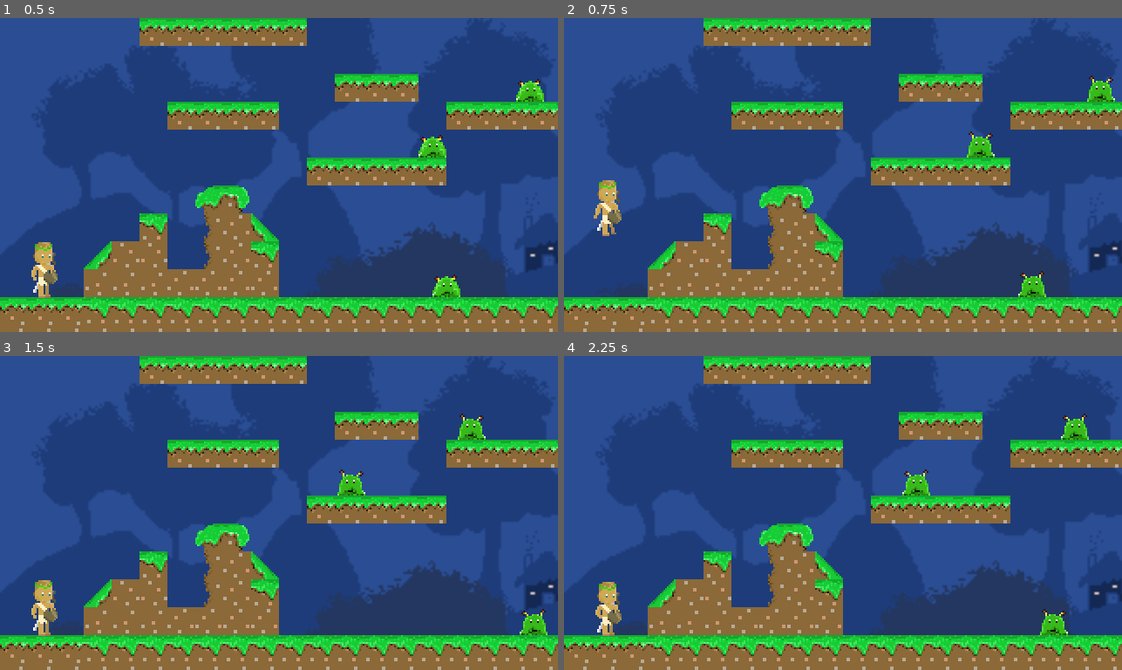
Above: before the commit, frames 1-4 (two rows, left to right).
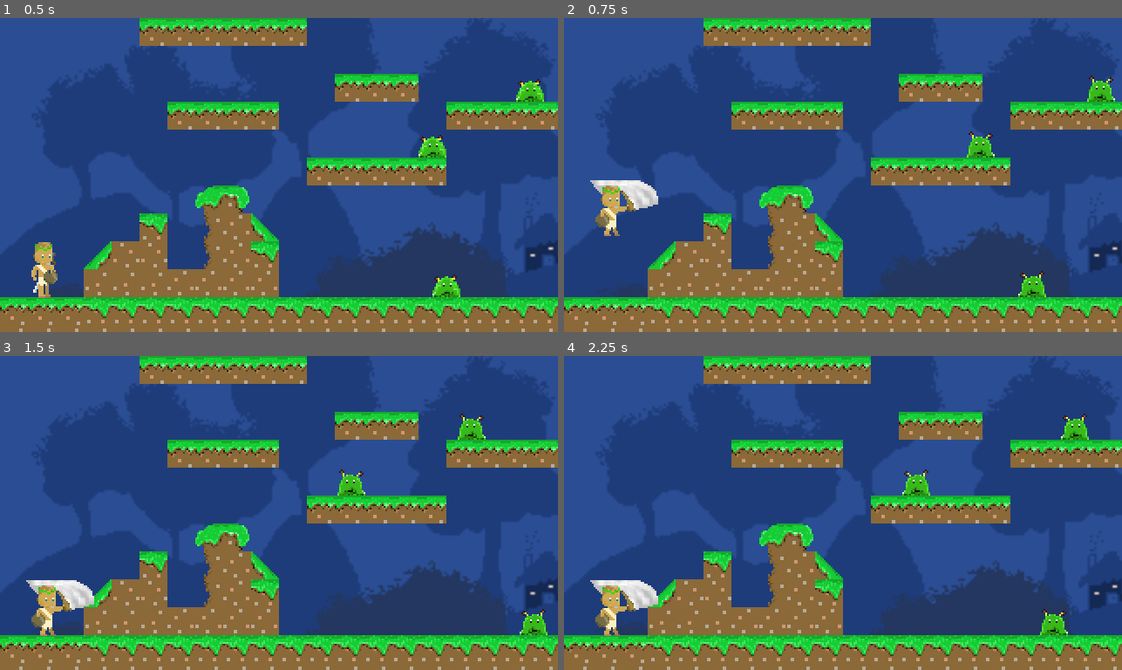
Above: after the commit, the same moments.

Repository: m4tthw-xu/Prometheus
Game: Godot game, scene res://StageOne.tscn
Two runs of this game, one before a commit and one after it. Both use one fixed random seed, a clock stepped at 60 frames per second and the inputs below.
Inputs:
- Up to frame 1 (0.5 s): no input
- Up to frame 2 (0.75 s): tap Enter (ui_accept) at 0.5 s; tap G (ui_g) at 0.6 s
- Up to frame 3 (1.5 s): tap Enter (ui_accept) at 0.77 s; tap G (ui_g) at 1.35 s
- Up to frame 4 (2.25 s): tap Enter (ui_accept) at 1.52 s; tap G (ui_g) at 2.1 s

Frame 1 is identical in both runs. In frame 2, 1.1% of the frame differs, in the area x 4-17%, y 51-70%; in frame 3, 1.1%, in the area x 4-17%, y 71-90%; in frame 4, 1.1%.

Commit message:
Added Sword

Diff:
--- a/Prometheus/Fireball.tscn
+++ b/Prometheus/Fireball.tscn
@@ -48,6 +48,7 @@
 [node name="AnimatedSprite" type="AnimatedSprite" parent="."]
 frames = SubResource( 8 )
 animation = "shoot"
+frame = 6
 playing = true
 
 [node name="CollisionShape2D" type="CollisionShape2D" parent="."]
--- /dev/null
+++ b/Prometheus/Melee.tscn
@@ -0,0 +1,9 @@
+[gd_scene load_steps=2 format=2]
+
+[sub_resource type="RectangleShape2D" id=1]
+extents = Vector2( 12, 16 )
+
+[node name="Melee" type="Area2D"]
+
+[node name="CollisionShape2D" type="CollisionShape2D" parent="."]
+shape = SubResource( 1 )
--- a/Prometheus/Player.gd
+++ b/Prometheus/Player.gd
@@ -70,6 +70,15 @@
 			spear.set_fireball_direction(-1)
 		get_parent().add_child(spear)
 		spear.position = $Position2D.global_position
+	if Input.is_action_just_pressed("ui_g"):
+		is_attacking = true
+		if sign($Position2D.position.x) == 1:
+			$AnimatedSprite.offset.x = 14
+			$Melee.position.x = 12
+		if sign($Position2D.position.x) == -1:
+			$AnimatedSprite.offset.x = -14
+			$Melee.position.x = -12
+		$AnimatedSprite.play("sword")
 
 	velocity.y = velocity.y + GRAVITY
 
@@ -89,10 +98,20 @@
 
 	previous_animation = $AnimatedSprite.animation
 
+	print($Melee.position.x)
+
+
 
 # pass through platform function tutorial: https://www.youtube.com/watch?v=T704Zrlye2k&ab_channel=Pigdev
 
 
 func _on_AnimatedSprite_animation_finished():
-	if previous_animation == "spear":
+	if previous_animation == "sword":
+		$AnimatedSprite.offset.x = 0
+	if previous_animation == "spear" or previous_animation == "sword":
 		is_attacking = false
+
+
+func _on_Melee_body_entered(body):
+	if "Slime" in body.name and $AnimatedSprite.animation == "sword":
+		body.dead()
--- a/Prometheus/Player.tscn
+++ b/Prometheus/Player.tscn
@@ -6,6 +6,8 @@
 [ext_resource path="res://Sprites/Prom/promRun.png" type="Texture" id=4]
 [ext_resource path="res://pass_through.tscn" type="PackedScene" id=5]
 [ext_resource path="res://Sprites/Prom/promspear32x32.png" type="Texture" id=6]
+[ext_resource path="res://Sprites/Prom/promSword48x32.png" type="Texture" id=7]
+[ext_resource path="res://Melee.tscn" type="PackedScene" id=8]
 
 [sub_resource type="AtlasTexture" id=9]
 atlas = ExtResource( 1 )
@@ -71,6 +73,22 @@
 atlas = ExtResource( 6 )
 region = Rect2( 0, 32, 32, 32 )
 
+[sub_resource type="AtlasTexture" id=25]
+atlas = ExtResource( 7 )
+region = Rect2( 0, 0, 48, 32 )
+
+[sub_resource type="AtlasTexture" id=26]
+atlas = ExtResource( 7 )
+region = Rect2( 48, 0, 48, 32 )
+
+[sub_resource type="AtlasTexture" id=27]
+atlas = ExtResource( 7 )
+region = Rect2( 0, 32, 48, 32 )
+
+[sub_resource type="AtlasTexture" id=28]
+atlas = ExtResource( 7 )
+region = Rect2( 48, 32, 48, 32 )
+
 [sub_resource type="SpriteFrames" id=8]
 animations = [ {
 "frames": [ SubResource( 9 ), SubResource( 10 ) ],
@@ -97,6 +115,11 @@
 "loop": false,
 "name": "spear",
 "speed": 15.0
+}, {
+"frames": [ SubResource( 25 ), SubResource( 26 ), SubResource( 27 ), SubResource( 28 ) ],
+"loop": false,
+"name": "sword",
+"speed": 10.0
 } ]
 
 [sub_resource type="RectangleShape2D" id=1]
@@ -134,4 +157,7 @@
 smoothing_enabled = true
 smoothing_speed = 2.0
 
+[node name="Melee" parent="." instance=ExtResource( 8 )]
+
 [connection signal="animation_finished" from="AnimatedSprite" to="." method="_on_AnimatedSprite_animation_finished"]
+[connection signal="body_entered" from="Melee" to="." method="_on_Melee_body_entered"]
Not shown: 1 places in Prometheus/Player.tscn that only renumber resources
Binary file added: Prometheus/Sprites/Prom/promSword48x32.png
Not shown, added: Prometheus/Sprites/Prom/promSword48x32.png.import
Not shown, changed: Prometheus.pck
